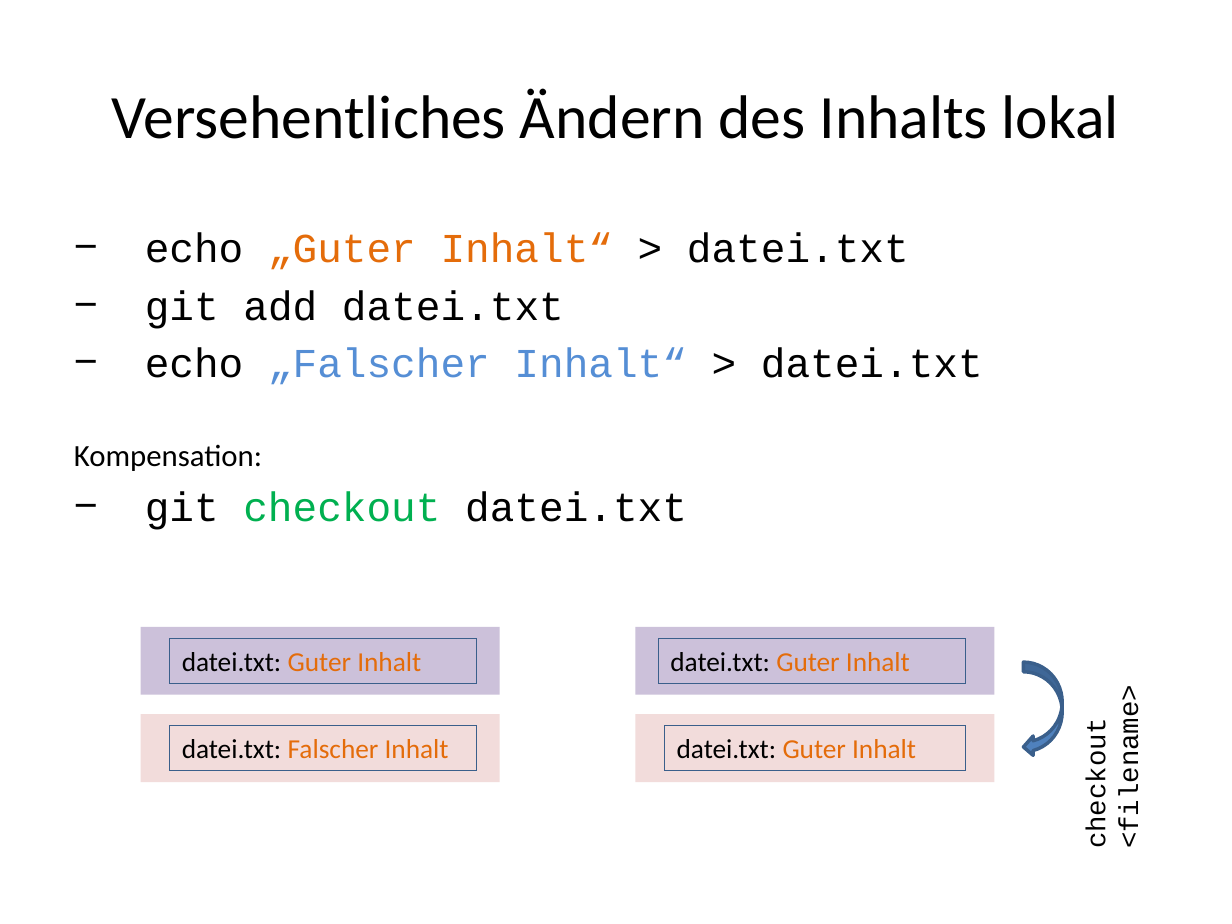
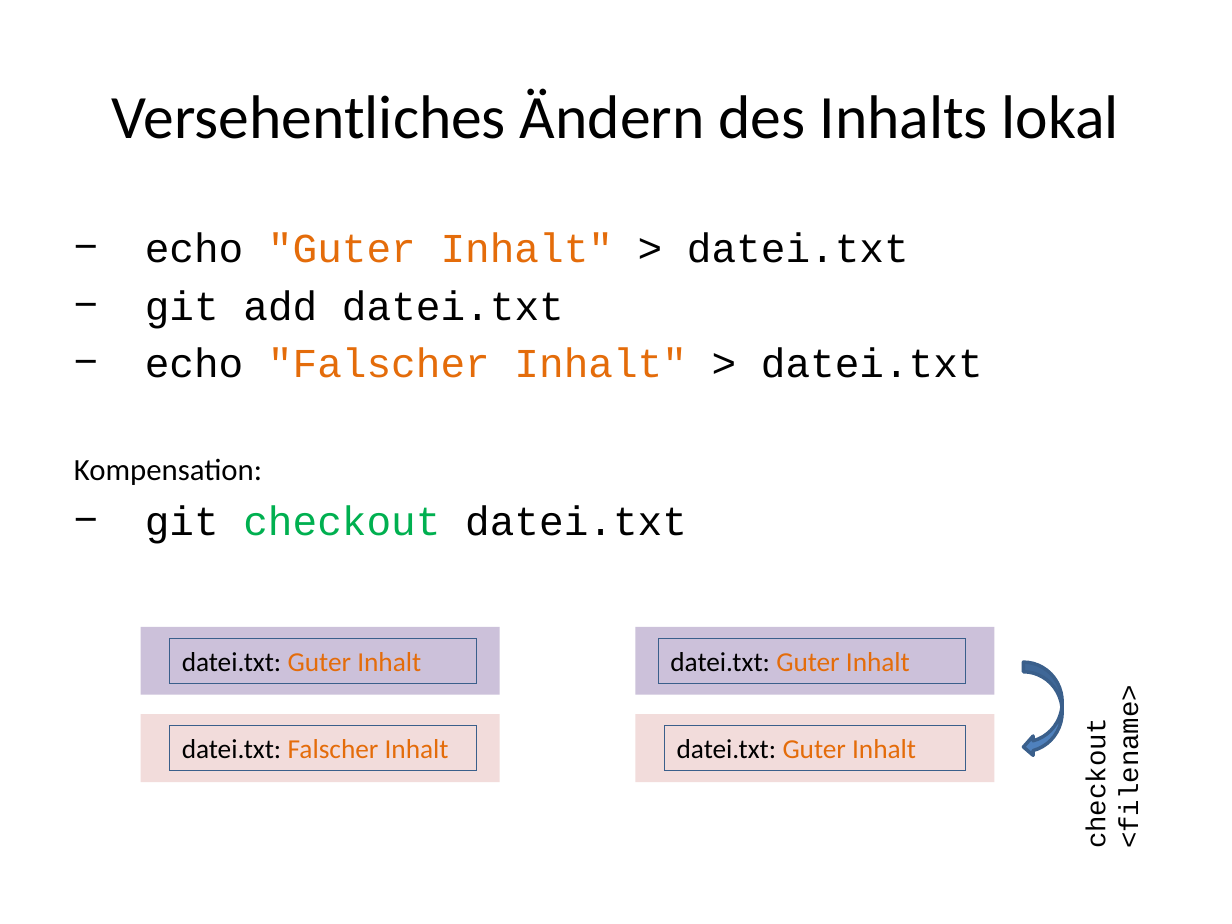
Before and after one commit to kotlincook/gitplayground, a slide deck: slide 14 of GIT.pptx (slide 11 before the commit). Drawn at 1232x924 pixels with LibreOffice and Linux fonts; fonts in the diff are those of the drawing. Boxes give left, top, right and bottom in pixels: in the first picture for what was removed or moved away, otherwise in the second. Text is boxed around its words. In the diff, an @@ line names an element or a change of style, - is before the commit and + after.

```diff
--- a/GIT.pptx
+++ b/GIT.pptx
@@ text at (x1=145, y1=233, x2=909, y2=263): text changed @@
-− echo „Guter Inhalt“ > datei.txt
+− echo "Guter Inhalt" > datei.txt
@@ text at (x1=145, y1=348, x2=983, y2=378): text changed; text colour #558ED5 to #E46C0A @@
-− echo „Falscher Inhalt“ > datei.txt
+− echo "Falscher Inhalt" > datei.txt
```
Also in this commit, not shown: 22 other slides changed, 11 slides added, 1 other file.
